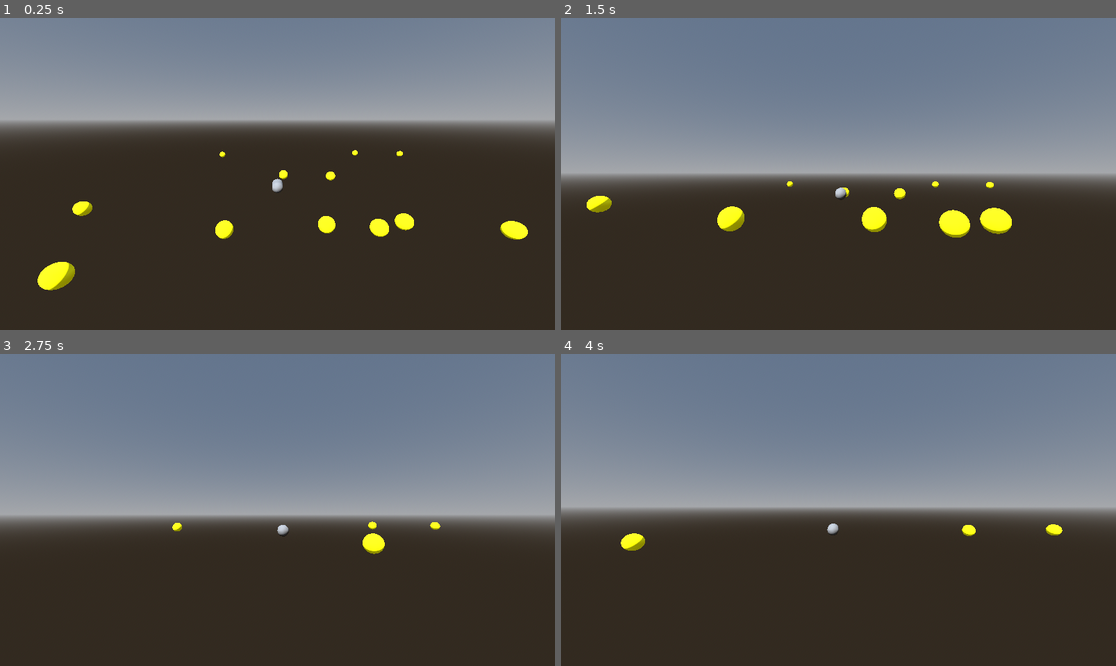
Above: before the commit, frames 1-4 (two rows, left to right).
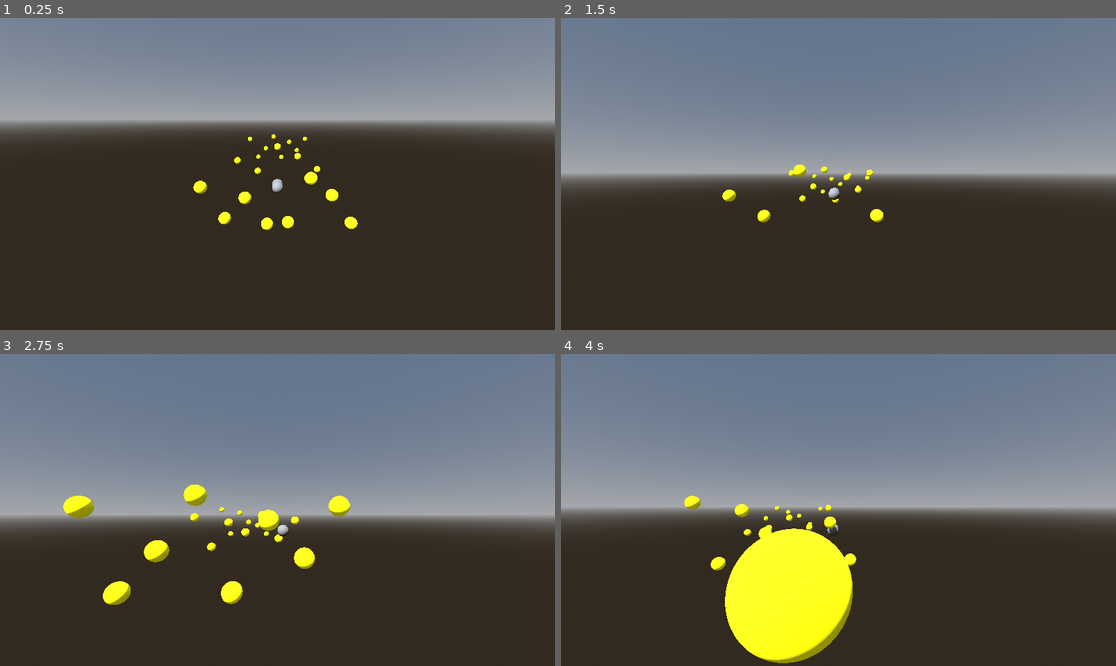
Above: after the commit, the same moments.

Repository: weaponx69/sky-runner
Game: Godot game, scene res://scenes/MainGame.tscn
Two runs of this game, one before a commit and one after it. Both use one fixed random seed, a clock stepped at 60 frames per second and the inputs below.
Inputs (mouse positions are in pixels of both pictures, inside the frame that each line leads up to):
- Up to frame 1 (0.25 s): no input
- Up to frame 2 (1.5 s): tap Enter at 0.5, 0.6, 1.35 s; move the mouse to (866, 174) at 0.52 s; hold D (ui_right) 0.53-1.28 s; move the mouse to (810, 174) at 1.27 s; hold A (ui_left) from 1.28 s (still down)
- Up to frame 3 (2.75 s): move the mouse to (288, 503) at 2.02 s; release A (ui_left) at 2.03 s; hold D (ui_right) from 2.03 s (still down); tap Enter at 2.1 s
- Up to frame 4 (4 s): move the mouse to (832, 516) at 2.77 s; tap Enter at 2.85, 3.6 s; move the mouse to (877, 513) at 3.52 s; release D (ui_right) at 3.53 s; hold A (ui_left) from 3.53 s (still down)

The runs differ from the first frame. In frame 1, 2.3% of the frame differs, in the area x 6-96%, y 37-88%; in frame 2, 2.1%; in frame 3, 2.5%; in frame 4, 8.7%, in the area x 10-91%, y 45-100%.

Commit message:
Made the orbs infinitely generate. The game is now playable and the angel player can run out of momentum

Diff:
--- a/scenes/Orb3D.tscn
+++ b/scenes/Orb3D.tscn
@@ -13,6 +13,7 @@
 [sub_resource type="SphereShape3D" id="SphereShape3D_1qv1b"]
 
 [node name="Orb" type="Area3D"]
+collision_layer = 0
 script = ExtResource("1_x1xs3")
 
 [node name="OrbMesh" type="MeshInstance3D" parent="."]
--- a/scripts/Angel.gd
+++ b/scripts/Angel.gd
@@ -5,6 +5,11 @@
 @export var strafe_speed: float = 5.0
 @export var mouse_sensitivity: float = 0.002
 @export var boost_speed: float = 25.0
+@export var forward_speed: float = 0.0
+@export var max_forward_speed: float = 20.0
+@export var forward_friction: float = 1.5
+@export var orb_push_force: float = 8.0
+@export var initial_push: float = 12.0  # Initial forward velocity to start moving
 
 @onready var player_mesh = $PlayerMesh
 @export var sway_max_x: float = 0.5
@@ -15,13 +20,18 @@
 	var camera = $SpringArm3D/Camera3D
 	if camera:
 		camera.make_current()
-
 	# Place the camera a little behind and above the angel
 	$SpringArm3D.position = Vector3(0, 1.8, 2.5)   # 1.8 m up, 2.5 m back
 	$SpringArm3D.rotation_degrees = Vector3(-15, 0, 0)  # tilt 15° downward
-
 	Input.set_mouse_mode(Input.MOUSE_MODE_CAPTURED)
-
+	# Give initial forward push so the player can reach the first orbs
+	forward_speed = initial_push
+	velocity.z = -forward_speed  # Apply immediately
+	# Add collision exceptions so Area3D orbs don't physically block the character
+	var orb_nodes = get_tree().get_nodes_in_group("orbs")
+	for orb in orb_nodes:
+		if orb is Area3D:
+			add_collision_exception_with(orb)
 func _unhandled_input(event):
 	if event is InputEventMouseMotion:
 		# Mouse look - horizontal rotation (yaw)
@@ -35,8 +45,8 @@
 func _physics_process(delta: float) -> void:
 	# 1. Set vertical velocity to 0 to prevent falling or rising.
 	velocity.y = 0
-	# 2. Set the constant forward movement.
-	velocity.z = -speed
+	# 2. Apply friction to forward movement
+	forward_speed = max(forward_speed - forward_friction * delta, 0)
 	# 2.5 Handle horizontal input (A/D)
 	var input_dir = Input.get_axis("ui_left", "ui_right")
 	velocity.x = input_dir * strafe_speed
@@ -44,11 +54,15 @@
 	var sway_input = input_dir
 	var target_pos_x = sway_input * sway_max_x
 	player_mesh.position.x = lerp(player_mesh.position.x, target_pos_x, sway_speed * delta)
-	# 4. Apply the final movement and handle collisions.
+	# 4. Set forward velocity and apply movement
+	velocity.z = -forward_speed
 	move_and_slide()
 func apply_boost(direction):
 	# Set the player's velocity directly for an immediate forward push
 	velocity = direction * boost_speed
+func _on_orb_collected(push_amount: float = 1.0):
+	# Called when an orb is collected
+	forward_speed = min(forward_speed + orb_push_force * push_amount, max_forward_speed)
 func _input(event):
 	if event.is_action_pressed("ui_cancel"):
 		Input.set_mouse_mode(Input.MOUSE_MODE_VISIBLE)
--- a/scripts/LevelGenerator.gd
+++ b/scripts/LevelGenerator.gd
@@ -1,27 +1,52 @@
 # res://scripts/LevelGenerator.gd
-# Replace file content: res://scripts/LevelGenerator.gd
 extends Node3D
 
 @export var orb_scene: PackedScene
-@export var number_of_orbs: int = 20
-@export var spawn_radius: float = 30.0
+@export var spawn_distance: float = 15.0
+@export var spawn_width: float = 12.0
+@export var spawn_height: float = 5.0
 
+var player: Node3D
+var next_spawn_z: float = 0.0
 
 func _ready():
 	assert(orb_scene != null, "Orb Scene is not set in the LevelGenerator. Please assign Orb3D.tscn in the Inspector.")
+	# Find the player node
+	if has_node("../Angel"):
+		player = get_node("../Angel")
+	elif get_parent() and get_parent().has_node("Angel"):
+		player = get_parent().get_node("Angel")
+	# Wait a frame to ensure everything is in the tree
+	call_deferred("spawn_initial_orbs")
 
-	for i in range(number_of_orbs):
-		var orb_instance = orb_scene.instantiate()
+func spawn_initial_orbs():
+	# Spawn multiple initial orb lines closer to player
+	for i in range(3):
+		spawn_orbs_at_z(-i * 15.0)
+	next_spawn_z = -45.0
 
-		var random_angle = randf_range(0, TAU)
-		var random_distance = randf_range(5.0, spawn_radius)
+func _process(delta):
+	if not player:
+		return
+	# Check if player is approaching the next spawn zone
+	var player_z = player.global_position.z
+	if player_z < next_spawn_z + spawn_distance * 2:
+		spawn_orbs_at_z(next_spawn_z)
+		next_spawn_z -= spawn_distance
 
-		var spawn_position = Vector3(
-			cos(random_angle) * random_distance,
-		0.0,
-			sin(random_angle) * random_distance
-		)
+func spawn_orbs_at_z(z_pos):
+	# Spawn 5-8 orbs in a horizontal line
+	var orb_count = randi_range(5, 8)
+	var spacing = spawn_width / (orb_count - 1) if orb_count > 1 else 0.0
+	var start_x = -spawn_width / 2
+	for i in range(orb_count):
+		var orb = orb_scene.instantiate()
+		add_child(orb)  # Add to tree first
+		var x_pos = start_x + (i * spacing)
+		var y_pos = randf_range(-spawn_height/2, spawn_height/2)
+		orb.global_position = Vector3(x_pos, y_pos, z_pos)
 
-		orb_instance.position = self.position + spawn_position
-
-		get_parent().call_deferred("add_child", orb_instance)
+func _on_orb_collected(push_amount: float = 1.0):
+	# This will be called by orbs when collected
+	if player and player.has_method("_on_orb_collected"):
+		player._on_orb_collected(push_amount)
--- a/scripts/Orb3D.gd
+++ b/scripts/Orb3D.gd
@@ -1,23 +1,17 @@
-# res://scripts/Orb3D.gd
 extends Area3D
-signal collected
-@export var boost_speed := 15.0          # m/s after hit
-@export var boost_duration := 1.0        # seconds
 
 func _ready():
-	# Connect the body_entered signal to our function
+	# Ensure Area3D only detects, doesn't physically collide
+	collision_layer = 0  # Don't be part of any collision layer
+	collision_mask = 1   # Only detect player on layer 1
+
+	# Add to orbs group for collision exception management
+	add_to_group("orbs")
+
+	# Connect the body_entered signal
 	body_entered.connect(_on_body_entered)
 
 func _on_body_entered(body):
-	# If the Angel enters, give it a forward boost for boost_duration seconds
-	if body.name == "Angel":
-		collected.emit()
-		# Set immediate forward velocity and pause the angel's normal physics processing
-		body.velocity = Vector3(0, 0, -boost_speed)
-		body.set_physics_process(false)
-		await get_tree().create_timer(boost_duration).timeout
-		body.set_physics_process(true)
-		queue_free()
-	elif body.is_in_group("player"):
-		collected.emit()
-		queue_free()
+	if body.has_method("_on_orb_collected"):
+		body._on_orb_collected()
+	queue_free()
